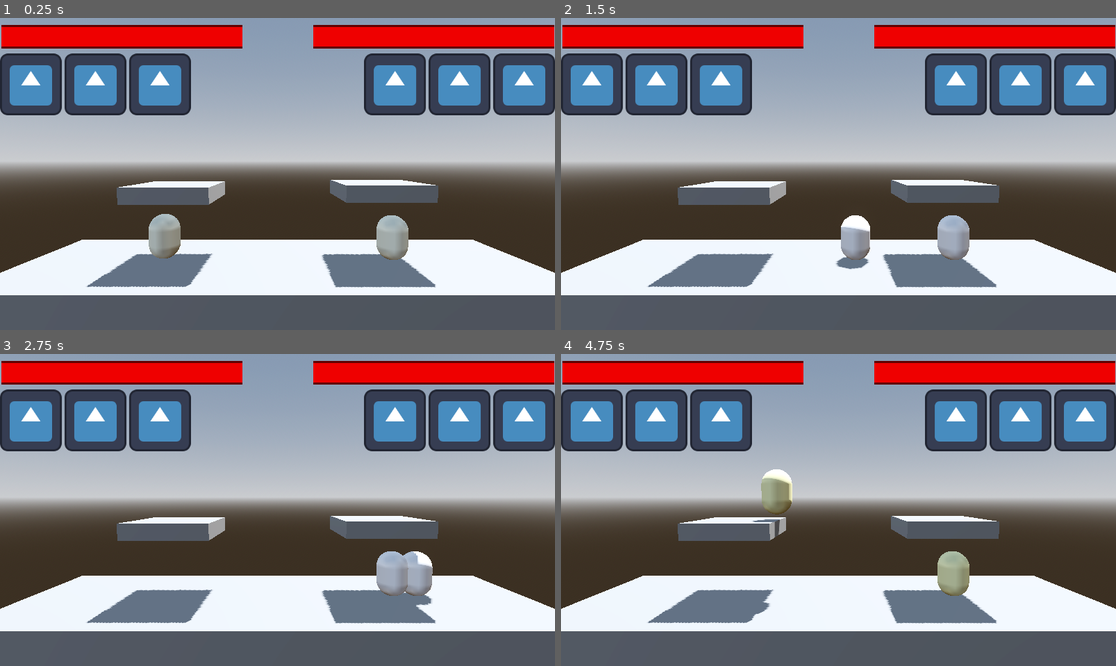
Above: before the commit, frames 1-4 (two rows, left to right).
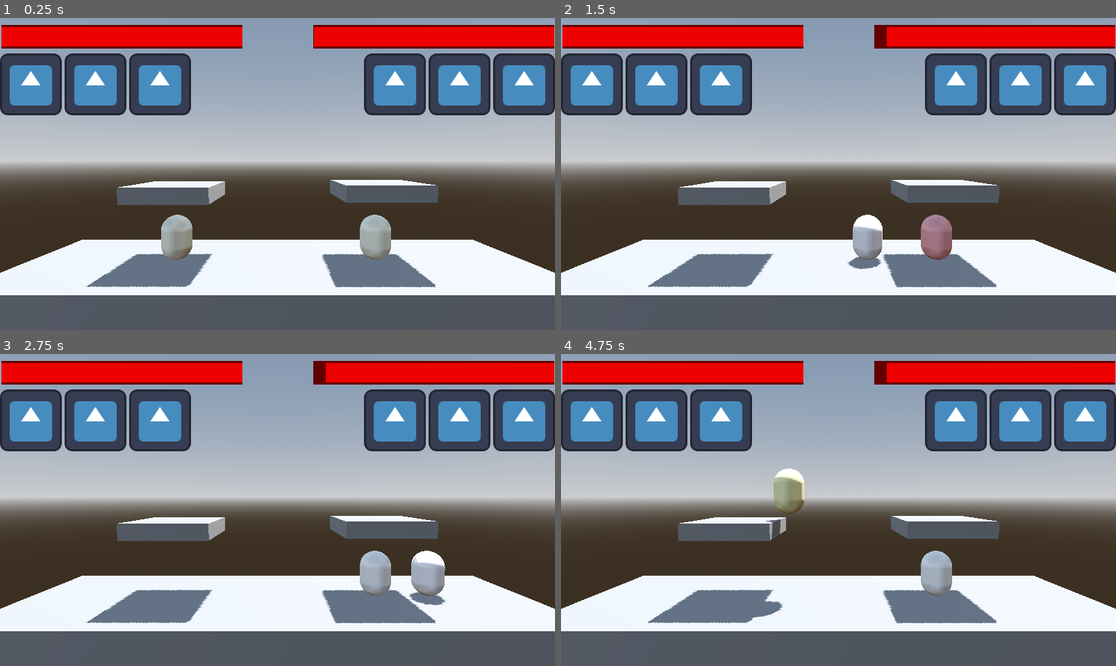
Above: after the commit, the same moments.

Repository: Rubix334/ArenaFighter
Game: Godot game, scene res://Arena.tscn
Same seed, same stepped clock (60 frames per second), same inputs: the game is played once before the commit and once after it. The engine's default icon, where the game draws it, is replaced by a stand-in: a white triangle on a blue panel in a dark square.
Inputs:
- Up to frame 1 (0.25 s): no input
- Up to frame 2 (1.5 s): hold D (P1Right) 0.53-1.28 s; tap Q (P1Block, bound only after the commit) at 0.6 s; hold S (P1Down) from 1.28 s (still down); tap E (P1Attack) at 1.35 s
- Up to frame 3 (2.75 s): tap Q (P1Block, bound only after the commit) at 1.55, 2.1 s; tap Enter at 2 s; release S (P1Down) at 2.03 s; hold D (P1Right) from 2.03 s (still down)
- Up to frame 4 (4.75 s): release D (P1Right) at 2.78 s; hold W (P1Up) 2.78-3.53 s; tap Q (P1Block, bound only after the commit) at 2.85, 3.8, 4.35 s; hold A (P1Left) from 3.53 s (still down); tap E (P1Attack) at 3.6 s

The runs differ from the first frame. In frame 1, 1.8% of the frame differs, in the area x 26-74%, y 2-78%; in frame 2, 2.2%, in the area x 49-74%, y 2-81%; in frame 3, 1.9%; in frame 4, 2.2%.
Error before the commit: Invalid access to property or key 'healthbar' on a base object of type 'Nil'. (res://hud.gd:8)

Commit message:
Blocking, attacking delay, and WIP title screen

Diff:
--- a/arena-fighter/Arena.tscn
+++ b/arena-fighter/Arena.tscn
@@ -5,8 +5,8 @@
 [ext_resource type="Script" uid="uid://dy2my03f0d6g6" path="res://camera_3d.gd" id="3_uj4qe"]
 [ext_resource type="Script" uid="uid://cme6neniwxj2v" path="res://Players/player.gd" id="4_ml6qp"]
 [ext_resource type="Resource" uid="uid://hy4cgj86v4d4" path="res://Players/Player1_controls.tres" id="5_ml6qp"]
-[ext_resource type="Script" uid="uid://dtrew3fdnsfek" path="res://Players/PlayerControls.gd" id="6_8qske"]
 [ext_resource type="PackedScene" uid="uid://dre7kwkstugtp" path="res://hud.tscn" id="7_8qske"]
+[ext_resource type="Resource" uid="uid://d0ex2joweuv84" path="res://Players/Player2_controls.tres" id="7_tu31c"]
 
 [sub_resource type="ProceduralSkyMaterial" id="ProceduralSkyMaterial_iqv8f"]
 sky_horizon_color = Color(0.66224277, 0.6717428, 0.6867428, 1)
@@ -30,7 +30,7 @@
 rings = 6
 
 [sub_resource type="CapsuleShape3D" id="CapsuleShape3D_xhfnw"]
-radius = 3.5664063
+radius = 3.2
 height = 9.464966
 
 [sub_resource type="Animation" id="Animation_kpjcp"]
@@ -80,7 +80,7 @@
 "values": [Color(1, 1, 1, 1), Color(0.9999992, 0.98695606, 0.56965125, 1), Color(1, 0.9882353, 1, 1)]
 }
 
-[sub_resource type="AnimationLibrary" id="AnimationLibrary_8qske"]
+[sub_resource type="AnimationLibrary" id="AnimationLibrary_e80uo"]
 _data = {
 &"RESET": SubResource("Animation_kpjcp"),
 &"took_damage": SubResource("Animation_xhfnw"),
@@ -88,22 +88,98 @@
 }
 
 [sub_resource type="BoxShape3D" id="BoxShape3D_xhfnw"]
-size = Vector3(6.082323, 8.737061, 1)
-
-[sub_resource type="Resource" id="Resource_tu31c"]
-script = ExtResource("6_8qske")
-player_index = 1
-move_left = "P2Left"
-move_right = "P2Right"
-jump = "P2Up"
-down = "P2Down"
-attack = "P2Attack"
-
-[sub_resource type="CapsuleMesh" id="CapsuleMesh_ml6qp"]
-material = SubResource("StandardMaterial3D_xhfnw")
+size = Vector3(8.19062, 8.737061, 1)
+
+[sub_resource type="StandardMaterial3D" id="StandardMaterial3D_kpjcp"]
+transparency = 1
+albedo_color = Color(0, 1.0039686, 0.99215955, 0.4862745)
+
+[sub_resource type="SphereMesh" id="SphereMesh_kne1u"]
+material = SubResource("StandardMaterial3D_kpjcp")
+radius = 4.882
+height = 14.31
+radial_segments = 8
+rings = 5
+
+[sub_resource type="StandardMaterial3D" id="StandardMaterial3D_ml6qp"]
+
+[sub_resource type="CapsuleMesh" id="CapsuleMesh_8qske"]
+material = SubResource("StandardMaterial3D_ml6qp")
 radius = 3.0
 height = 9.0
 rings = 6
+
+[sub_resource type="CapsuleShape3D" id="CapsuleShape3D_tu31c"]
+radius = 3.2
+height = 9.464966
+
+[sub_resource type="Animation" id="Animation_u21bi"]
+length = 0.001
+tracks/0/type = "value"
+tracks/0/imported = false
+tracks/0/enabled = true
+tracks/0/path = NodePath("MeshInstance3D:mesh:material:albedo_color")
+tracks/0/interp = 1
+tracks/0/loop_wrap = true
+tracks/0/keys = {
+"times": PackedFloat32Array(0),
+"transitions": PackedFloat32Array(1),
+"update": 0,
+"values": [Color(1, 1, 1, 1)]
+}
+
+[sub_resource type="Animation" id="Animation_18q8f"]
+resource_name = "took_damage"
+length = 0.2
+tracks/0/type = "value"
+tracks/0/imported = false
+tracks/0/enabled = true
+tracks/0/path = NodePath("MeshInstance3D:mesh:material:albedo_color")
+tracks/0/interp = 1
+tracks/0/loop_wrap = true
+tracks/0/keys = {
+"times": PackedFloat32Array(0, 0.1, 0.2),
+"transitions": PackedFloat32Array(1, 1, 1),
+"update": 0,
+"values": [Color(1, 1, 1, 1), Color(0.9164755, 4.283637e-06, 1.732707e-06, 1), Color(1, 1, 1, 1)]
+}
+
+[sub_resource type="Animation" id="Animation_1qmqq"]
+resource_name = "twinkle"
+length = 0.3
+tracks/0/type = "value"
+tracks/0/imported = false
+tracks/0/enabled = true
+tracks/0/path = NodePath("MeshInstance3D:mesh:material:albedo_color")
+tracks/0/interp = 1
+tracks/0/loop_wrap = true
+tracks/0/keys = {
+"times": PackedFloat32Array(0, 0.13333334, 0.26666668),
+"transitions": PackedFloat32Array(1, 1, 1),
+"update": 0,
+"values": [Color(1, 1, 1, 1), Color(0.9999992, 0.98695606, 0.56965125, 1), Color(1, 0.9882353, 1, 1)]
+}
+
+[sub_resource type="AnimationLibrary" id="AnimationLibrary_8qske"]
+_data = {
+&"RESET": SubResource("Animation_u21bi"),
+&"took_damage": SubResource("Animation_18q8f"),
+&"twinkle": SubResource("Animation_1qmqq")
+}
+
+[sub_resource type="BoxShape3D" id="BoxShape3D_tkj6m"]
+size = Vector3(8.19062, 8.737061, 1)
+
+[sub_resource type="StandardMaterial3D" id="StandardMaterial3D_tu31c"]
+transparency = 1
+albedo_color = Color(0, 1.0039686, 0.99215955, 0.4862745)
+
+[sub_resource type="SphereMesh" id="SphereMesh_u21bi"]
+material = SubResource("StandardMaterial3D_tu31c")
+radius = 4.882
+height = 14.31
+radial_segments = 8
+rings = 5
 
 [node name="Node3D" type="Node3D" unique_id=354631926]
 script = ExtResource("1_vbyki")
@@ -143,8 +219,10 @@
 fov = 57.8
 script = ExtResource("3_uj4qe")
 
-[node name="Player1" type="CharacterBody3D" parent="." unique_id=1040186144 groups=["player", "player1"]]
-transform = Transform3D(1, 0, 0, 0, 1, 0, 0, 0, 1, -22.803225, 10.453566, 0)
+[node name="HUD" parent="." unique_id=1434276163 instance=ExtResource("7_8qske")]
+
+[node name="Player1" type="CharacterBody3D" parent="." unique_id=1665172743 groups=["player", "player1"]]
+transform = Transform3D(1, 0, 0, 0, 1, 0, 0, 0, 1, -20.349508, 9.794487, 0)
 axis_lock_linear_z = true
 script = ExtResource("4_ml6qp")
 controls = ExtResource("5_ml6qp")
@@ -153,52 +231,58 @@
 mesh = SubResource("CapsuleMesh_0rwas")
 
 [node name="CollisionShape3D" type="CollisionShape3D" parent="Player1" unique_id=1403559715]
-transform = Transform3D(1, 0, 0, 0, 1, 0, 0, 0, 1, 0, 0.06390381, 0)
 shape = SubResource("CapsuleShape3D_xhfnw")
 
-[node name="AnimationPlayer" type="AnimationPlayer" parent="Player1" unique_id=1007495318]
-libraries/ = SubResource("AnimationLibrary_8qske")
+[node name="AnimationPlayer" type="AnimationPlayer" parent="Player1" unique_id=626276899]
+libraries/ = SubResource("AnimationLibrary_e80uo")
 
 [node name="Attackzone" type="Area3D" parent="Player1" unique_id=549571054]
-transform = Transform3D(1, 0, 0, 0, 1, 0, 0, 0, 1, 6.606594, 0, 0)
-collision_mask = 2
+transform = Transform3D(1, 0, 0, 0, 1, 0, 0, 0, 1, 7, 0, 0)
+collision_mask = 3
 
 [node name="CollisionShape3D2" type="CollisionShape3D" parent="Player1/Attackzone" unique_id=1646105636]
-transform = Transform3D(1, 0, 0, 0, 1, 0, 0, 0, 1, 1.5154428, -0.21374512, 0)
+transform = Transform3D(1, 0, 0, 0, 1, 0, 0, 0, 1, 0.46129417, -0.21374512, 0)
 shape = SubResource("BoxShape3D_xhfnw")
 
 [node name="Timer" type="Timer" parent="Player1" unique_id=1843577862]
 
-[node name="Player2" type="CharacterBody3D" parent="." unique_id=822035473 groups=["player", "player2"]]
-transform = Transform3D(1, 0, 0, 0, 1, 0, 0, 0, 1, 23.207645, 9.708937, 0)
+[node name="BlockAura" type="MeshInstance3D" parent="Player1" unique_id=1774077001]
+visible = false
+mesh = SubResource("SphereMesh_kne1u")
+
+[node name="Player2" type="CharacterBody3D" parent="." unique_id=493712072 groups=["player", "player2"]]
+transform = Transform3D(1, 0, 0, 0, 1, 0, 0, 0, 1, 19.8, 9.968601, 0)
 collision_layer = 2
 collision_mask = 2
 axis_lock_linear_z = true
 script = ExtResource("4_ml6qp")
-controls = SubResource("Resource_tu31c")
-
-[node name="MeshInstance3D" type="MeshInstance3D" parent="Player2" unique_id=786056182]
-mesh = SubResource("CapsuleMesh_ml6qp")
-
-[node name="CollisionShape3D" type="CollisionShape3D" parent="Player2" unique_id=373574499]
-transform = Transform3D(1, 0, 0, 0, 1, 0, 0, 0, 1, 0, 0.06390381, 0)
-shape = SubResource("CapsuleShape3D_xhfnw")
-
-[node name="AnimationPlayer" type="AnimationPlayer" parent="Player2" unique_id=2060835710]
+controls = ExtResource("7_tu31c")
+
+[node name="MeshInstance3D" type="MeshInstance3D" parent="Player2" unique_id=585722942]
+mesh = SubResource("CapsuleMesh_8qske")
+
+[node name="CollisionShape3D" type="CollisionShape3D" parent="Player2" unique_id=410698177]
+shape = SubResource("CapsuleShape3D_tu31c")
+
+[node name="AnimationPlayer" type="AnimationPlayer" parent="Player2" unique_id=370544655]
 libraries/ = SubResource("AnimationLibrary_8qske")
 
-[node name="Attackzone" type="Area3D" parent="Player2" unique_id=2014757274]
-transform = Transform3D(1, 0, 0, 0, 1, 0, 0, 0, 1, 6.606594, 0, 0)
-
-[node name="CollisionShape3D2" type="CollisionShape3D" parent="Player2/Attackzone" unique_id=1580630774]
+[node name="Attackzone" type="Area3D" parent="Player2" unique_id=1735750294]
+transform = Transform3D(1, 0, 0, 0, 1, 0, 0, 0, 1, 7, 0, 0)
+
+[node name="CollisionShape3D2" type="CollisionShape3D" parent="Player2/Attackzone" unique_id=1253688103]
 transform = Transform3D(1, 0, 0, 0, 1, 0, 0, 0, 1, 0.46129417, -0.21374512, 0)
-shape = SubResource("BoxShape3D_xhfnw")
-
-[node name="Timer" type="Timer" parent="Player2" unique_id=1674185576]
-
-[node name="HUD" parent="." unique_id=1434276163 instance=ExtResource("7_8qske")]
+shape = SubResource("BoxShape3D_tkj6m")
+
+[node name="Timer" type="Timer" parent="Player2" unique_id=244564741]
+
+[node name="BlockAura" type="MeshInstance3D" parent="Player2" unique_id=991264408]
+visible = false
+mesh = SubResource("SphereMesh_u21bi")
 
 [connection signal="attack" from="Player1" to="." method="_on_player_1_attack"]
 [connection signal="body_entered" from="Player1/Attackzone" to="." method="_on_attackzone_body_entered"]
+[connection signal="body_exited" from="Player1/Attackzone" to="." method="_on_attackzone_body_exited"]
 [connection signal="attack" from="Player2" to="." method="_on_player_2_attack"]
 [connection signal="body_entered" from="Player2/Attackzone" to="." method="_on_attackzone2_body_entered"]
+[connection signal="body_exited" from="Player2/Attackzone" to="." method="_on_attackzone2_body_exited"]
--- a/arena-fighter/Player.tscn
+++ b/arena-fighter/Player.tscn
@@ -71,6 +71,17 @@
 [sub_resource type="BoxShape3D" id="BoxShape3D_xhfnw"]
 size = Vector3(8.19062, 8.737061, 1)
 
+[sub_resource type="StandardMaterial3D" id="StandardMaterial3D_kpjcp"]
+transparency = 1
+albedo_color = Color(0, 1.0039686, 0.99215955, 0.4862745)
+
+[sub_resource type="SphereMesh" id="SphereMesh_kne1u"]
+material = SubResource("StandardMaterial3D_kpjcp")
+radius = 4.882
+height = 14.31
+radial_segments = 8
+rings = 5
+
 [node name="Node3D" type="CharacterBody3D" unique_id=1665172743 groups=["player"]]
 axis_lock_linear_z = true
 script = ExtResource("1_xhfnw")
@@ -93,5 +104,9 @@
 
 [node name="Timer" type="Timer" parent="." unique_id=1843577862]
 
+[node name="BlockAura" type="MeshInstance3D" parent="." unique_id=1774077001]
+visible = false
+mesh = SubResource("SphereMesh_kne1u")
+
 [connection signal="attack" from="." to="." method="_on_attack"]
 [connection signal="body_entered" from="Attackzone" to="." method="_on_attackzone_body_entered"]
--- a/arena-fighter/Players/Player2_controls.tres
+++ b/arena-fighter/Players/Player2_controls.tres
@@ -10,3 +10,4 @@
 jump = "P2Up"
 down = "P2Down"
 attack = "P2Attack"
+block = "P2Block"
--- a/arena-fighter/Players/PlayerControls.gd
+++ b/arena-fighter/Players/PlayerControls.gd
@@ -7,3 +7,4 @@
 @export var jump := "P1Up"
 @export var down := "P1Down"
 @export var attack := "P1Attack"
+@export var block := "P1Block"
--- a/arena-fighter/Players/player.gd
+++ b/arena-fighter/Players/player.gd
@@ -6,8 +6,12 @@
 @onready var animation_player: AnimationPlayer = $AnimationPlayer
 @onready var attackzone: Area3D = $Attackzone
 @onready var timer: Timer = $Timer
+@onready var block_aura: MeshInstance3D = $BlockAura
 
 @export var health := 100.0
+var lives := 3
+var is_blocking = false
+
 signal attack
 
 const SPEED = 35
@@ -16,6 +20,8 @@
 var has_doubleJump = false
 var holdTime := 0.0
 
+@export var start_pos = null
+var attacktimer = 1
 func _physics_process(delta: float) -> void:
 	# Add the gravity.
 	if not is_on_floor():
@@ -56,21 +62,43 @@
 
 func _process(delta: float) -> void:
 	# attack logic
+
 	if health <= 0.0:
-		health = 0.0
+		died()
 
 	if Input.is_action_pressed(controls.attack):
+
 		print(holdTime)
 		if holdTime < 10:
 			holdTime += (delta*2)
 		else:
 			holdTime = 10
-	if Input.is_action_just_released(controls.attack):
+	if Input.is_action_just_released(controls.attack) and attacktimer == 1:
 		deal_damage()
 		attack.emit()
+		attacktimer -= 0.1
 		print(name + " damage dealt: " + str(deal_damage()))
 		print(name + " Health: " + str(health))
 		holdTime = 0.0
 
+	if attacktimer < 1:
+		attacktimer -= 0.02
+		if attacktimer <= 0:
+			attacktimer = 1
+
+	#blocking
+	if Input.is_action_pressed(controls.block):
+		block_aura.set_visible(true)
+		is_blocking = true
+	else:
+		block_aura.set_visible(false)
+		is_blocking = false
+
 func deal_damage() -> float:
 	return 5 + holdTime
+
+func died() -> void:
+	lives -= 1
+	health = 100
+
+	global_position = start_pos
--- /dev/null
+++ b/arena-fighter/Title.tscn
@@ -0,0 +1,16 @@
+[gd_scene format=3 uid="uid://bcju6w50ubwxx"]
+
+[node name="Control" type="Control" unique_id=756707391]
+layout_mode = 3
+anchors_preset = 15
+anchor_right = 1.0
+anchor_bottom = 1.0
+grow_horizontal = 2
+grow_vertical = 2
+
+[node name="Label3D" type="Label3D" parent="." unique_id=1759530698]
+text = "Arena Sim"
+font_size = 39
+
+[node name="Camera3D" type="Camera3D" parent="." unique_id=817257229]
+transform = Transform3D(1, 0, 0, 0, 1, 0, 0, 0, 1, 0, 0, 1.5143824)
--- a/arena-fighter/arena.gd
+++ b/arena-fighter/arena.gd
@@ -1,11 +1,23 @@
 extends Node3D
 @onready var player1: Player = $Player1
+
 @onready var player2: Player = $Player2
+
 @onready var camera_3d: Camera3D = $Camera3D
 
 var p2attackable = false
 var p1attackable = false
+var p1attacking = false
+var p2attacking = false
 
+
+func _ready() -> void:
+	player1.start_pos = player1.position
+	player2.start_pos = player2.position
+
+
+func _process(delta: float) -> void:
+	pass
 
 func _on_player_1_attack() -> void:
 	var damage = player1.deal_damage()
@@ -14,16 +26,22 @@
 		player2.animation_player.play("took_damage")
 		print(player2.name + " Health Left: "+ str(player2.health))
 
-
 func _on_attackzone_body_entered(body: Node3D) -> void:
 	print(body.name)
 	if body.is_in_group("player2"):
 		p2attackable = true
-		print(true)
+		print("p1 can attack = true")
+		if player2.is_blocking:
+			p2attackable = false
+			print("p2 is blocking!")
 	else:
 		p2attackable = false
-		print(false)
+		print("p1 can attack = false")
 
+func _on_attackzone_body_exited(body: Node3D) -> void:
+	if body.is_in_group("player2"):
+		p2attackable = false
+		print("p1 can attack = false")
 
 func _on_player_2_attack() -> void:
 	var damage = player2.deal_damage()
@@ -32,12 +50,19 @@
 		player1.animation_player.play("took_damage")
 		print(player1.name + " Health Left: "+ str(player1.health))
 
-
 func _on_attackzone2_body_entered(body: Node3D) -> void:
 	print(body.name)
 	if body.is_in_group("player1"):
 		p1attackable = true
-		print(true)
+		print("p2 can attack = true")
+		if player1.is_blocking:
+			p1attackable = false
+			print("p1 is blocking!")
 	else:
 		p1attackable = false
-		print(false)
+		print("p2 can attack = false")
+
+func _on_attackzone2_body_exited(body: Node3D) -> void:
+	if body.is_in_group("player1"):
+		p1attackable = false
+		print("p2 can attack = false")
--- a/arena-fighter/hud.gd
+++ b/arena-fighter/hud.gd
@@ -1,11 +1,10 @@
 extends Control
+@onready var player_1: Player = $"../Player1"
 
-@onready var player_1: Player = $"../Player1"
 @onready var player_2: Player = $"../Player2"
-@onready var player1hud: VBoxContainer = $Player1HUD
-@onready var player2hud: VBoxContainer = $Player2HUD
 
-var healthbar1_pos = player1hud.healthbar.front.global_position
+@onready var front2: ColorRect = $Player2HUD/Healthbar/Front
+@onready var front1: ColorRect = $Player1HUD/Healthbar/Front
 
 # Called when the node enters the scene tree for the first time.
 func _ready() -> void:
@@ -13,5 +12,6 @@
 
 # Called every frame. 'delta' is the elapsed time since the previous frame.
 func _process(delta: float) -> void:
-	player1hud.healthbar
+	front1.size.x = player_1.health * 5
+	front2.size.x = player_2.health * 5
 	pass
--- a/arena-fighter/hud.tscn
+++ b/arena-fighter/hud.tscn
@@ -80,10 +80,11 @@
 
 [node name="Front" type="ColorRect" parent="Player2HUD/Healthbar" unique_id=1454156999]
 layout_mode = 0
-offset_left = 3.0
-offset_top = 19.0
-offset_right = 503.0
-offset_bottom = 59.0
+offset_left = 504.0
+offset_top = 59.0
+offset_right = 1004.0
+offset_bottom = 99.0
+rotation = 3.1415927
 color = Color(0.9372549, 0, 0, 1)
 
 [node name="HBoxContainer" type="HBoxContainer" parent="Player2HUD" unique_id=1416613741]
--- a/arena-fighter/project.godot
+++ b/arena-fighter/project.godot
@@ -14,6 +14,10 @@
 run/main_scene="res://Arena.tscn"
 config/features=PackedStringArray("4.6", "Forward Plus")
 config/icon="res://icon.svg"
+
+[autoload]
+
+Global="*uid://dkg5xlu1v7yyp"
 
 [global_group]
 
@@ -48,6 +52,11 @@
 "events": [Object(InputEventKey,"resource_local_to_scene":false,"resource_name":"","device":-1,"window_id":0,"alt_press …(192 unchanged characters)…
 ]
 }
+P1Block={
+"deadzone": 0.2,
+"events": [Object(InputEventKey,"resource_local_to_scene":false,"resource_name":"","device":-1,"window_id":0,"alt_pressed":false,"shift_pressed":false,"ctrl_pressed":false,"meta_pressed":false,"pressed":false,"keycode":0,"physical_keycode":81,"key_label":0,"unicode":113,"location":0,"echo":false,"script":null)
+]
+}
 P2Left={
 "deadzone": 0.2,
 "events": [Object(InputEventKey,"resource_local_to_scene":false,"resource_name":"","device":-1,"window_id":0,"alt_press …(192 unchanged characters)…
@@ -73,6 +82,11 @@
 "events": [Object(InputEventKey,"resource_local_to_scene":false,"resource_name":"","device":-1,"window_id":0,"alt_press …(192 unchanged characters)…
 ]
 }
+P2Block={
+"deadzone": 0.2,
+"events": [Object(InputEventKey,"resource_local_to_scene":false,"resource_name":"","device":-1,"window_id":0,"alt_pressed":false,"shift_pressed":false,"ctrl_pressed":false,"meta_pressed":false,"pressed":false,"keycode":0,"physical_keycode":85,"key_label":0,"unicode":117,"location":0,"echo":false,"script":null)
+]
+}
 
 [physics]
 
